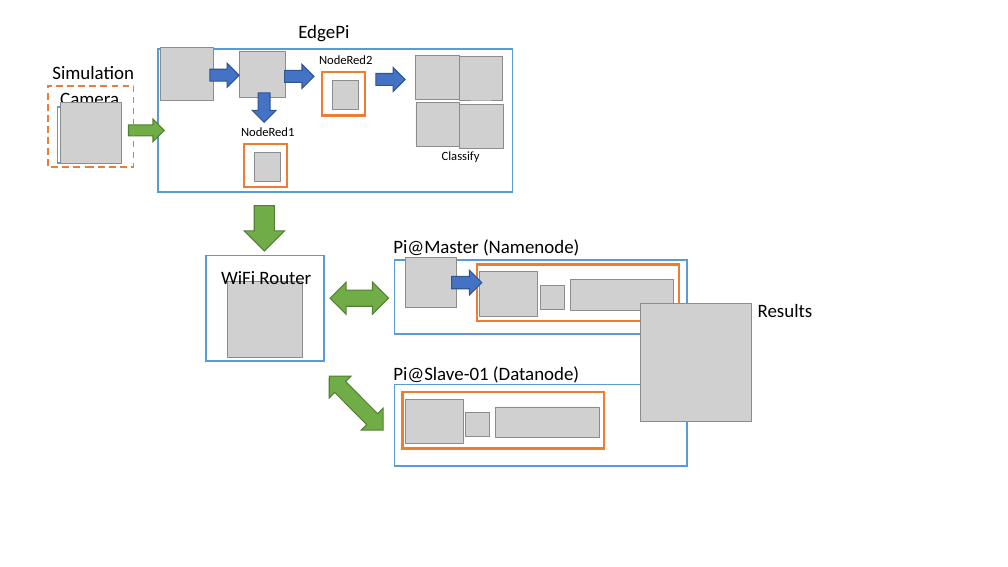
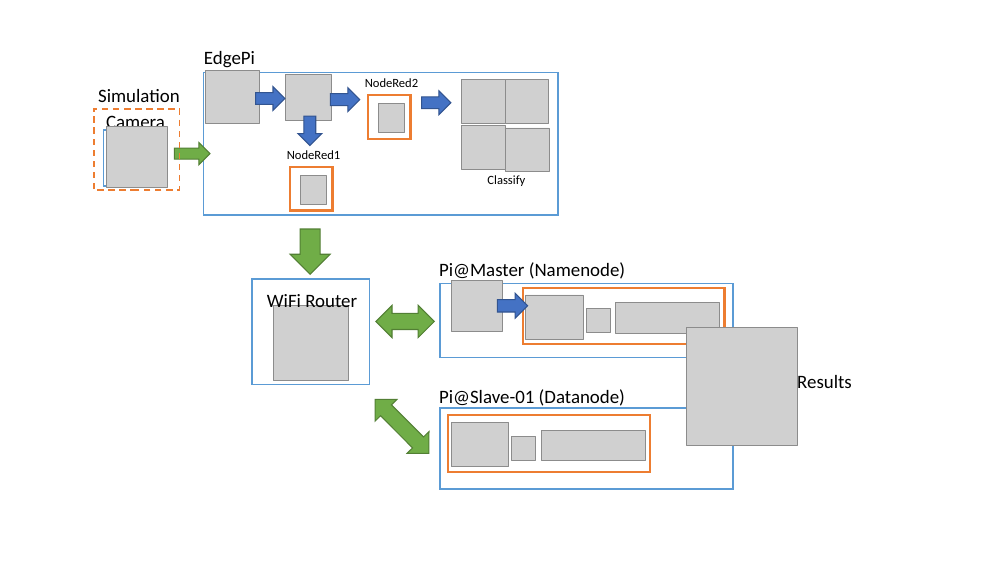
Before and after one commit to shienlong/parallel, a slide deck: slide 4 of Architecture.pptx. Drawn at 1008x567 pixels with LibreOffice and Linux fonts; fonts in the diff are those of the drawing; grey boxes stand for pictures. Boxes give left, top, right and bottom in pixels: in the first picture for what was removed or moved away, otherwise in the second. Text is boxed around its words. In the diff, an @@ line names an element or a change of style, - is before the commit and + after.

```diff
--- a/Architecture.pptx
+++ b/Architecture.pptx
@@ text "EdgePi" moved from (x1=298, y1=25, x2=349, y2=42) to (x1=204, y1=51, x2=255, y2=68) @@
@@ down arrow moved from (x1=285, y1=65, x2=314, y2=89) to (x1=331, y1=87, x2=360, y2=112) @@
@@ 17 pictures, 10 rectangles, 8 texts, 4 down arrows, 2 right arrows, 2 left right arrows moved together from (x1=48, y1=47, x2=752, y2=467) to (x1=94, y1=70, x2=798, y2=489) @@
@@ picture moved from (x1=570, y1=280, x2=674, y2=310) to (x1=616, y1=302, x2=720, y2=333) @@
@@ text "Results" rewrapped from (x1=758, y1=304, x2=813, y2=317) to (x1=797, y1=373, x2=852, y2=394) @@
```
Also in this commit, not shown: 1 other file.
